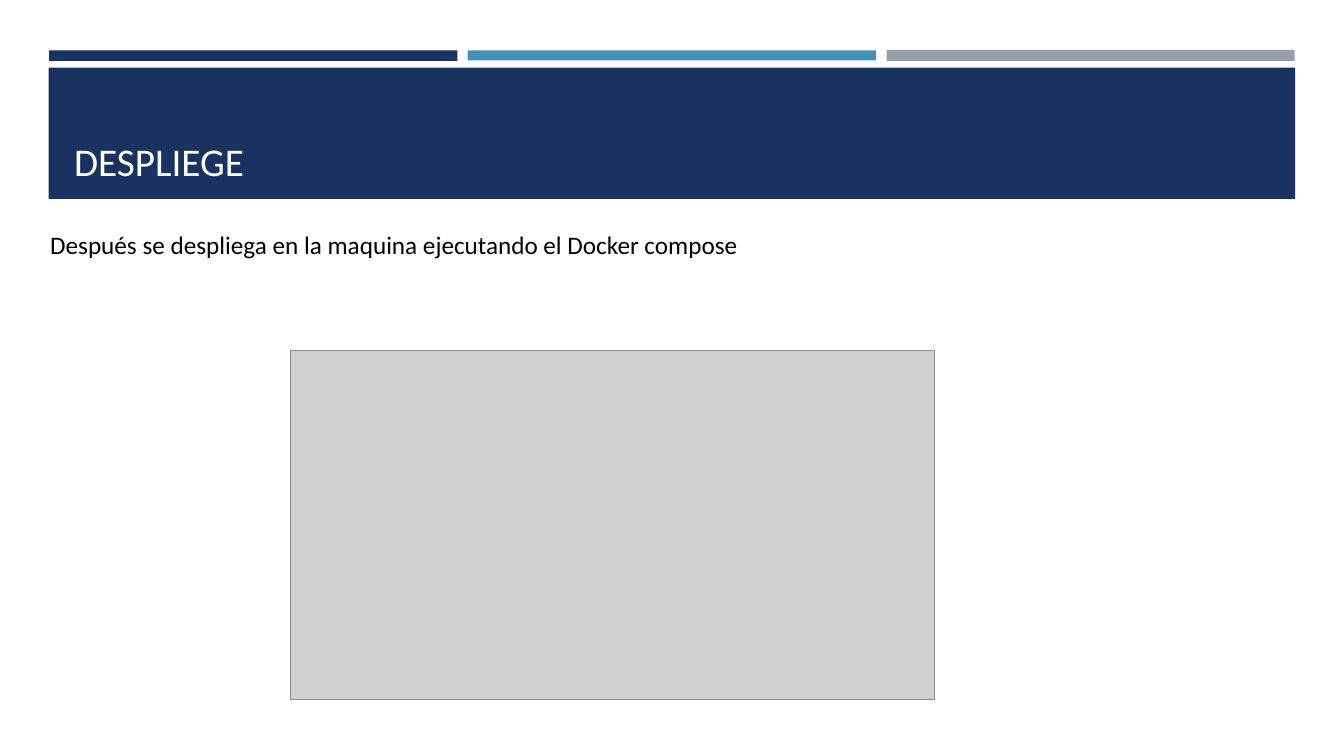
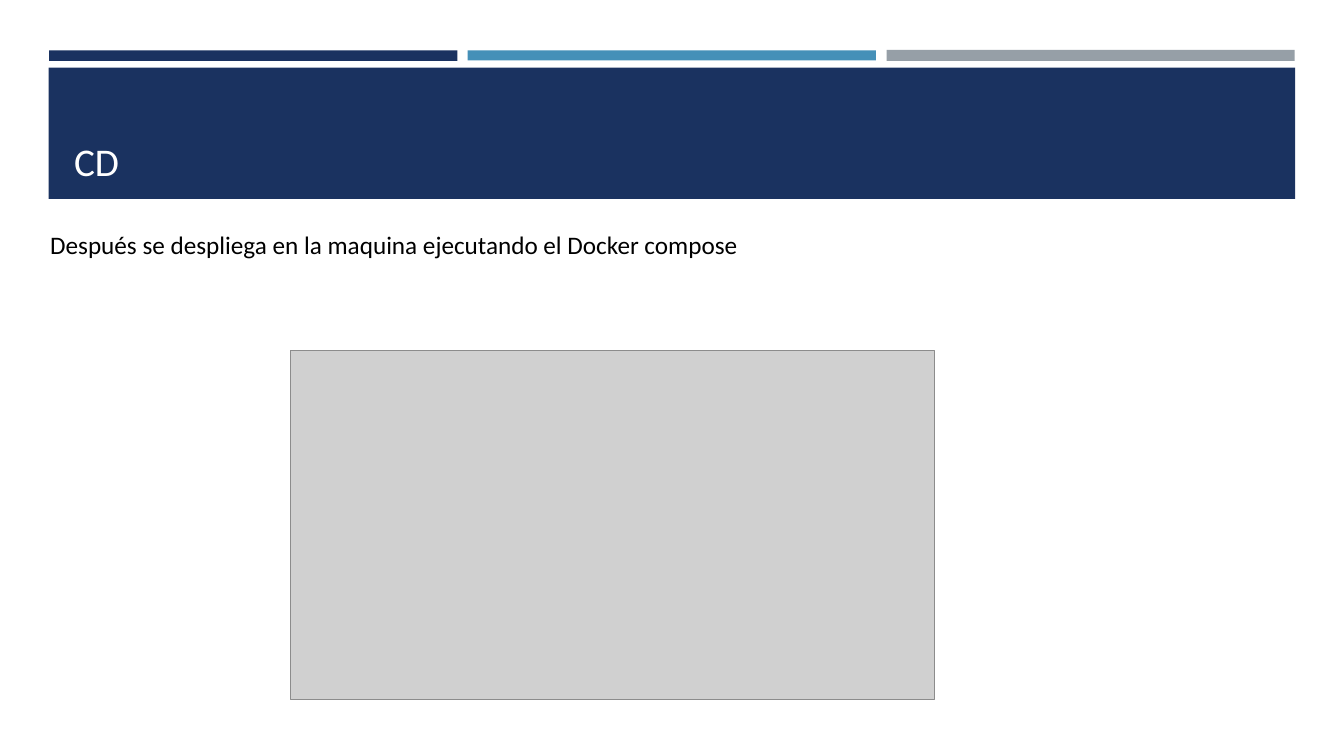
Before and after one commit to xBaank/MadridTransporte, a slide deck: slide 38 of docs/Presentacion TFG.pptx (slide 32 before the commit). Drawn at 1344x756 pixels with LibreOffice and Linux fonts; fonts in the diff are those of the drawing; grey boxes stand for pictures. Boxes give left, top, right and bottom in pixels: in the first picture for what was removed or moved away, otherwise in the second. Text is boxed around its words. In the diff, an @@ line names an element or a change of style, - is before the commit and + after.

```diff
--- a/docs/Presentacion TFG.pptx
+++ b/docs/Presentacion TFG.pptx
@@ title at [74,150,119,177]: text changed @@
-DESPLIEGE
+CD
```
Also in this commit, not shown: 2 other slides changed, 6 slides added, 1 other file.
